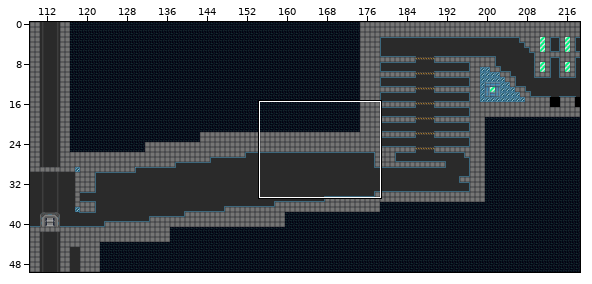
Tiled map -- proj/assets/dat/level6.tmx. The picture above shows the old version from afar; the outline marks the close-up.
Close-up. As it was:
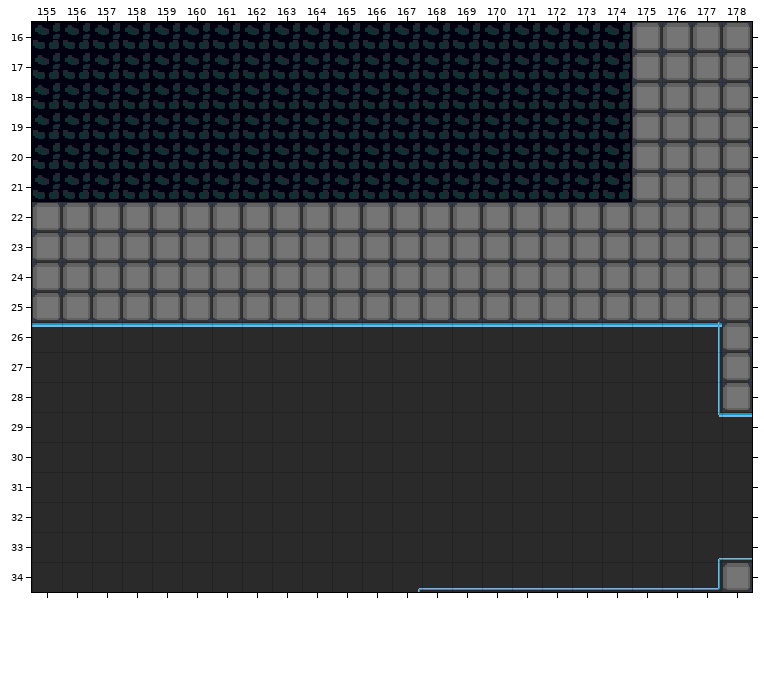
Cells are 20x20 px. Shown: x 155..178, y 16..34. The commit also changed other parts of the map, which this record leaves out. The old version is drawn lined up with the new one.
And afterwards:
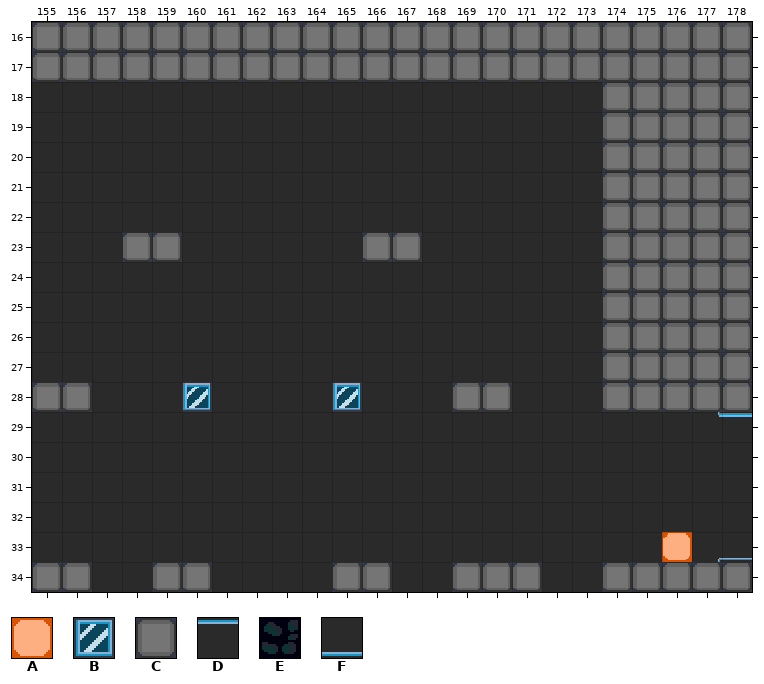
Key: from "defTile": A 9, B 19, C 20, D 25, E 38, F 43.
_ is an empty cell, # one hidden under a higher layer.
Tiles of an added or newly shown layer are drawn over the layers below it.
Difference:
{"change": "map size 144x50 -> 250x50 cells (old content now starts at 106,0; both pictures use the new coordinates)"}
{"where": "layer \"bgFar\""}
{"y":24,"x":155,"old":"###################","new":"___________________"}
{"y":26,"x":155,"old":"DDDDDDDDDDDDDDDDDDDDDD","new":"______________________"}
{"where": "layer \"bg\""}
{"y":23,"x":155,"old":"###","new":"___"}
{"y":23,"x":160,"old":"######","new":"______"}
{"y":23,"x":168,"old":"######","new":"______"}
{"y":24,"x":155,"old":"###################","new":"___________________"}
{"y":25,"x":155,"old":"###################","new":"___________________"}
{"y":34,"x":168,"old":"FFFFFFFFF","new":"_________"}
{"where": "layer \"tile\""}
{"y":16,"x":155,"old":"EEEEEEEEEEEEEEEEEEEE","new":"CCCCCCCCCCCCCCCCCCCC"}
{"y":17,"x":155,"old":"EEEEEEEEEEEEEEEEEEEE","new":"CCCCCCCCCCCCCCCCCCCC"}
{"y":18,"x":155,"old":"EEEEEEEEEEEEEEEEEEEE","new":"___________________C"}
{"y":19,"x":155,"old":"EEEEEEEEEEEEEEEEEEEE","new":"___________________C"}
{"y":20,"x":155,"old":"EEEEEEEEEEEEEEEEEEEE","new":"___________________C"}
{"y":21,"x":155,"old":"EEEEEEEEEEEEEEEEEEEE","new":"___________________C"}
{"y":22,"x":155,"old":"CCCCCCCCCCCCCCCCCCC","new":"___________________"}
{"y":23,"x":155,"old":"CCC","new":"___"}
{"y":23,"x":160,"old":"CCCCCC","new":"______"}
{"y":23,"x":168,"old":"CCCCCC","new":"______"}
{"y":24,"x":155,"old":"CCCCCCCCCCCCCCCCCCC","new":"___________________"}
{"y":25,"x":155,"old":"CCCCCCCCCCCCCCCCCCC","new":"___________________"}
{"y":26,"x":174,"old":"____","new":"CCCC"}
{"y":27,"x":174,"old":"____","new":"CCCC"}
{"y":28,"x":155,"old":"__","new":"CC"}
{"y":28,"x":160,"old":"_","new":"B"}
{"y":28,"x":165,"old":"_","new":"B"}
{"y":28,"x":169,"old":"__","new":"CC"}
{"y":28,"x":174,"old":"____","new":"CCCC"}
{"y":34,"x":155,"old":"__","new":"CC"}
{"y":34,"x":159,"old":"__","new":"CC"}
{"y":34,"x":165,"old":"__","new":"CC"}
{"y":34,"x":169,"old":"___","new":"CCC"}
{"y":34,"x":174,"old":"____","new":"CCCC"}
{"where": "layer \"eo\" (added)"}
{"y":33,"x":176,"old":"_","new":"A"}
{"label":"changed","picture_box":[32,22,722,412]}
{"label":"changed","picture_box":[422,532,722,592]}
{"label":"added","picture_box":[32,562,92,592]}
{"label":"added","picture_box":[152,562,212,592]}
{"label":"added","picture_box":[332,562,392,592]}
